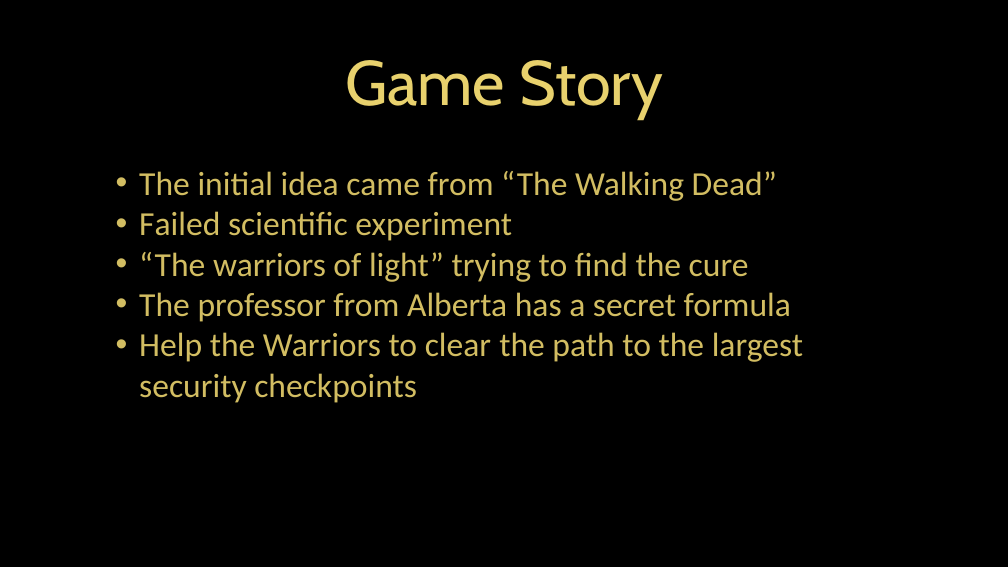
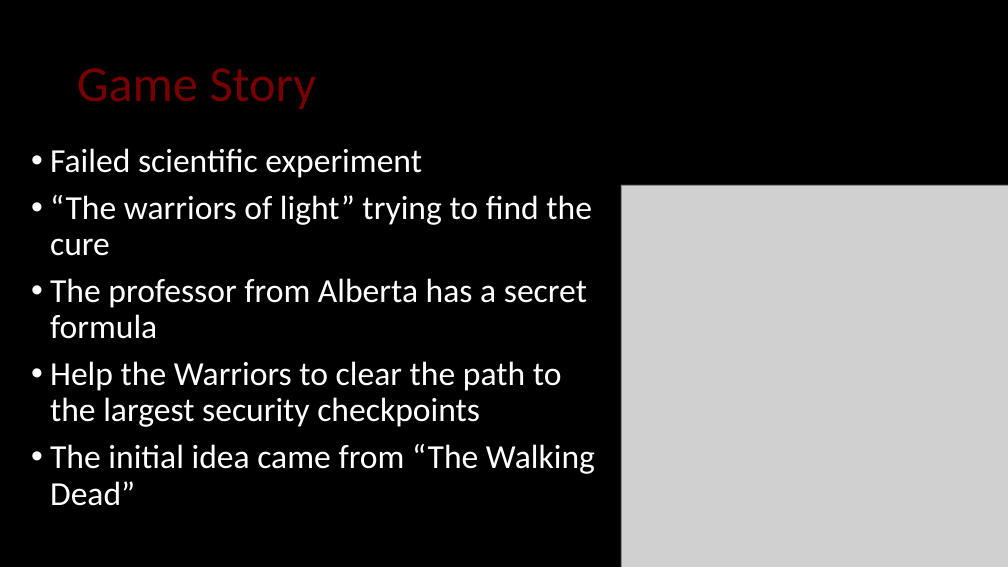
Before and after one commit to Ostapa/COMP397-TermProject, a slide deck: slide 4 of COMP397_Presentation.pptx (slide 2 before the commit). Drawn at 1008x567 pixels with LibreOffice and Linux fonts; fonts in the diff are those of the drawing; grey boxes stand for pictures; background and template pictures are left out. Boxes give left, top, right and bottom in pixels: in the first picture for what was removed or moved away, otherwise in the second. Text is boxed around its words. In the diff, an @@ line names an element or a change of style, - is before the commit and + after.

```diff
--- a/COMP397_Presentation.pptx
+++ b/COMP397_Presentation.pptx
@@ title "Game Story" at bbox=[77, 68, 317, 109]: size 60 to 48 pt, font Cabin to Calibri, text colour #E8D16D to #770000; alignment centre to left @@
@@ text "Failed scientific experiment": place and size @@
-text "Failed scientific experiment" at bbox=[139, 171, 803, 403]
+text "Failed scientific experiment" at bbox=[50, 148, 595, 506]
@@ text at bbox=[50, 148, 592, 427]: text colour #D2BD62 to #FFFFFF in "Failed scientific experiment", "“The warriors of light” trying to find ...", "The professor from Alberta has a secret ...", "Help the Warriors to clear the path ..."; indent changed; line spacing 1 to 0.9; more space between paragraphs @@
@@ text at bbox=[139, 171, 777, 201]: paragraph removed @@
-• The initial idea came from “The Walking Dead”
@@ picture added at bbox=[621, 185, 1008, 567] @@
@@ text at bbox=[50, 444, 595, 506]: paragraph added @@
+• The initial idea came from “The Walking Dead”
```
Also in this commit, not shown: 1 other slide changed, 4 slides added, 5 slides removed, 41 other files.
